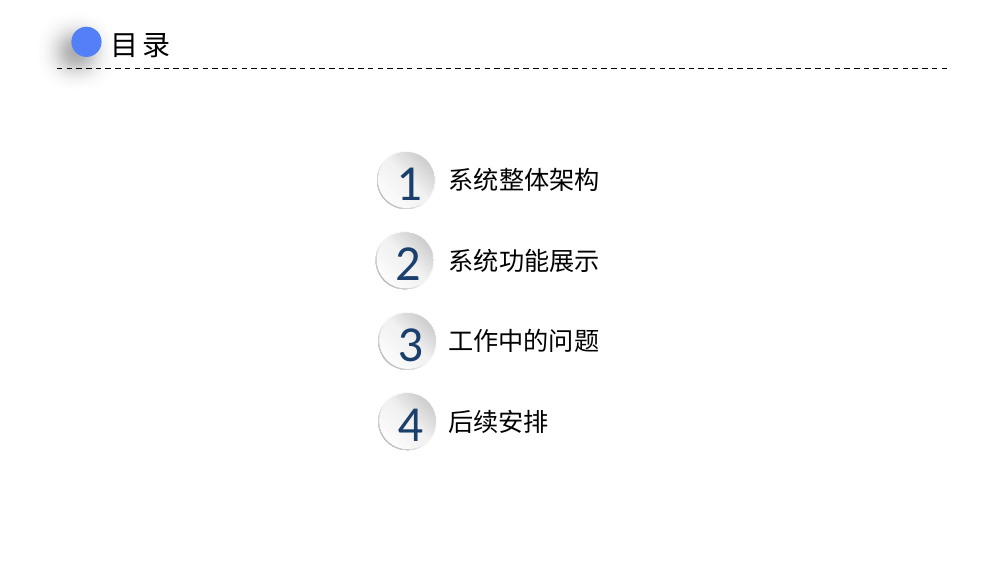
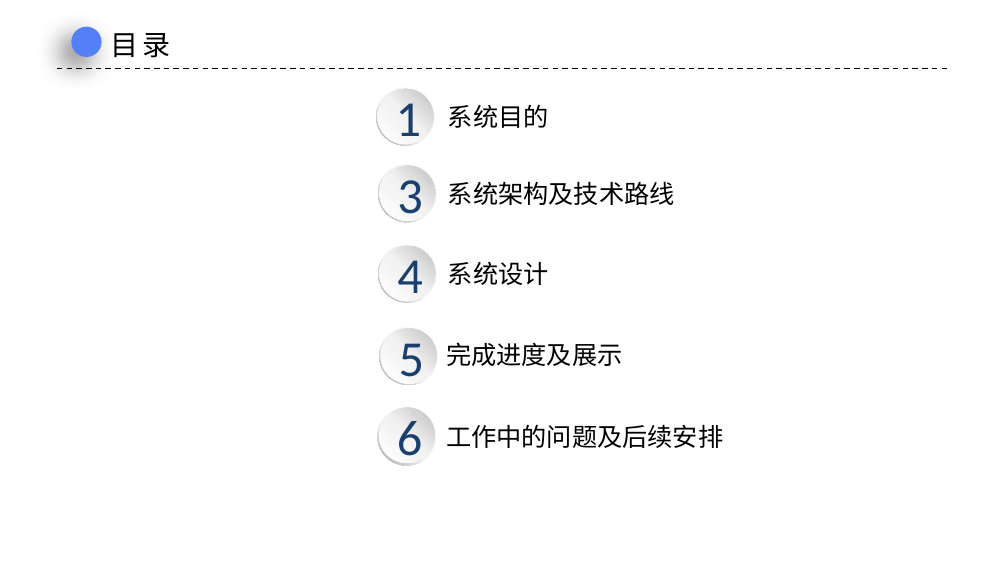
Before and after one commit to rufeng-h/healthman, a slide deck: slide 2 of docs/中期答辩.pptx. Drawn at 1008x567 pixels with LibreOffice and Linux fonts; fonts in the diff are those of the drawing; background and template pictures are left out. Boxes give left, top, right and bottom in pixels: in the first picture for what was removed or moved away, otherwise in the second. Text is boxed around its words. In the diff, an @@ line names an element or a change of style, - is before the commit and + after.

```diff
--- a/docs/中期答辩.pptx
+++ b/docs/中期答辩.pptx
@@ donut: place and size @@
-donut at bbox=[377, 151, 435, 209]
+donut at bbox=[376, 88, 434, 145]
@@ ellipse "1": place and size @@
-ellipse "1" at bbox=[378, 152, 434, 208]
+ellipse "1" at bbox=[377, 89, 433, 144]
@@ text at bbox=[448, 104, 549, 128]: text changed @@
-系统整体架构
+系统目的
@@ donut: place and size @@
-donut at bbox=[378, 312, 436, 370]
+donut at bbox=[378, 164, 436, 222]
@@ ellipse "3": place and size @@
-ellipse "3" at bbox=[380, 313, 436, 369]
+ellipse "3" at bbox=[379, 165, 435, 221]
@@ text added at bbox=[448, 181, 675, 205], 18 pt, text #000000 @@
+系统架构及技术路线
@@ ellipse removed at bbox=[377, 233, 433, 288] @@
-2
@@ donut: place and size @@
-donut at bbox=[378, 392, 436, 450]
+donut at bbox=[378, 245, 436, 302]
@@ ellipse "4": place and size @@
-ellipse "4" at bbox=[380, 393, 436, 449]
+ellipse "4" at bbox=[379, 246, 435, 301]
@@ text at bbox=[448, 262, 549, 285]: text changed @@
-系统功能展示
+系统设计
@@ donut: place and size @@
-donut at bbox=[376, 232, 434, 289]
+donut at bbox=[379, 328, 437, 385]
@@ ellipse added at bbox=[381, 329, 437, 384], fill gradient #FFFFFF to #F2F2F2 to #BFBFBF, 36 pt, text #1A3F6C @@
+5
@@ text added at bbox=[446, 342, 622, 366], 18 pt, text #000000 @@
+完成进度及展示
@@ donut added at bbox=[378, 408, 436, 466], fill gradient #FFFFFF to #F2F2F2 to #A6A6A6 @@
@@ ellipse added at bbox=[379, 407, 435, 463], fill gradient #FFFFFF to #F2F2F2 to #BFBFBF, 36 pt, text #1A3F6C @@
+6
@@ text removed at bbox=[448, 409, 549, 433] @@
-后续安排
@@ text at bbox=[446, 424, 723, 448]: text changed @@
-工作中的问题
+工作中的问题及后续安排
```
Also in this commit, not shown: 2 other slides changed, 8 slides added, 3 slides removed, 15 other files.
